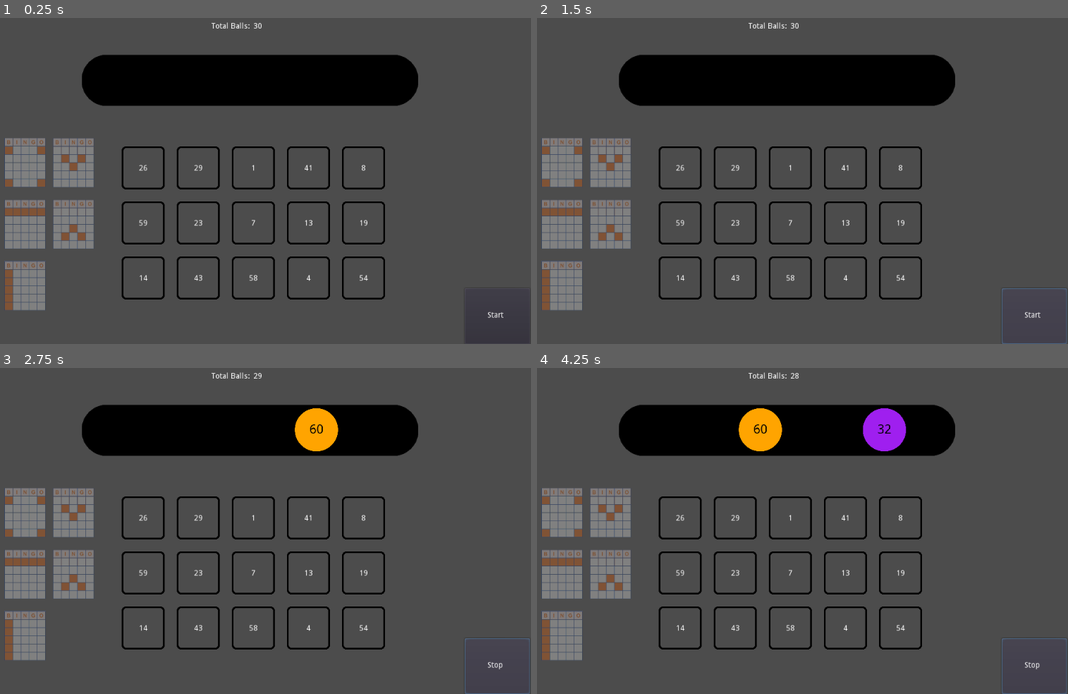
Above: before the commit, frames 1-4 (two rows, left to right).
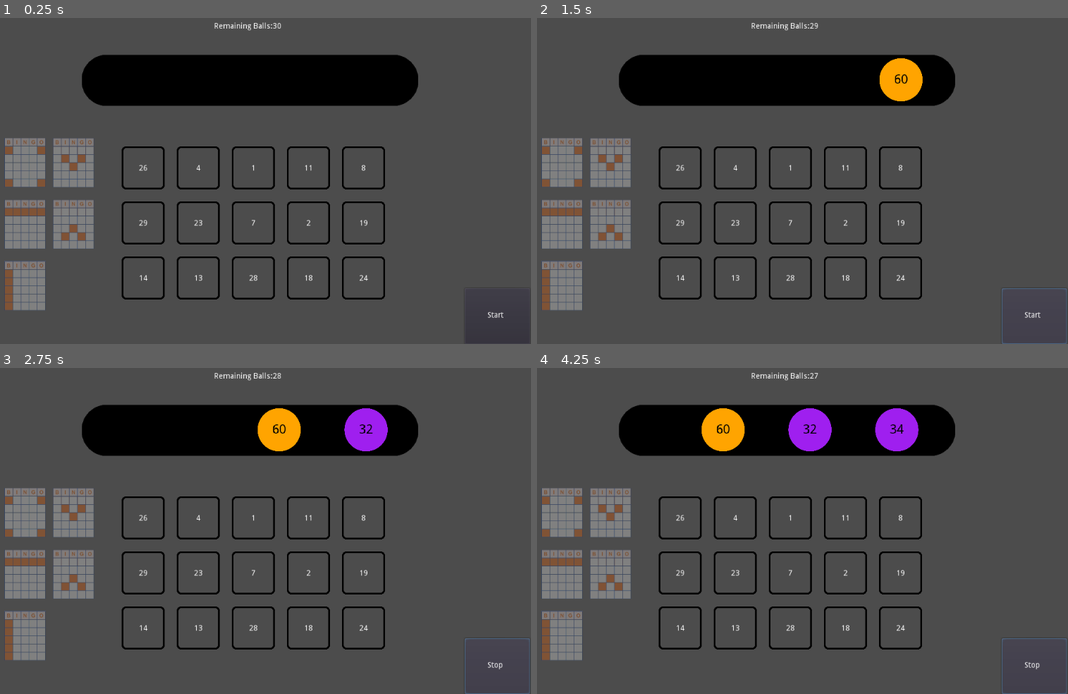
Above: after the commit, the same moments.

Repository: MarioCaldas/Bingo
Game: Godot game, scene res://MainScene.tscn
Two runs of this game, one before a commit and one after it. Both use one fixed random seed, a clock stepped at 60 frames per second and the inputs below.
Inputs:
- Up to frame 1 (0.25 s): no input
- Up to frame 2 (1.5 s): click "Start" at 0.5 s; click "Stop" at 1.25 s
- Up to frame 3 (2.75 s): click "Start" at 2 s
- Up to frame 4 (4.25 s): click "Stop" at 2.75 s; click "Start" at 3.5 s

The runs differ from the first frame. In frame 1, 0.2% of the frame differs, in the area x 26-69%, y 1-81%; in frame 2, 1.1%; in frame 3, 2.7%; in frame 4, 3.4%, in the area x 26-72%, y 1-81%.

Commit message:
Bingo Update 1.4

Diff:
--- a/MainScene.tscn
+++ b/MainScene.tscn
@@ -21,6 +21,7 @@
 
 [node name="GridController" type="Node2D" parent="."]
 script = ExtResource( 1 )
+maxGridNumberValue = 30
 
 [node name="UIController" type="Node2D" parent="."]
 script = ExtResource( 2 )
@@ -43,18 +44,18 @@
 scroll_active = false
 
 [node name="TotalBallsLabel" type="RichTextLabel" parent="UIController"]
-margin_left = 424.0
+margin_left = 447.0
 margin_top = 16.0
-margin_right = 535.0
+margin_right = 558.0
 margin_bottom = 56.0
 bbcode_enabled = true
-bbcode_text = "[center]Total Balls:"
-text = "Total Balls:"
+bbcode_text = "[center]Remaining Balls:"
+text = "Remaining Balls:"
 
 [node name="TotalBallsValue" type="RichTextLabel" parent="UIController"]
-margin_left = 520.0
+margin_left = 555.0
 margin_top = 16.0
-margin_right = 563.0
+margin_right = 598.0
 margin_bottom = 29.0
 scroll_active = false
 
@@ -106,6 +107,7 @@
 
 [node name="Timer" type="Timer" parent="BallController"]
 process_mode = 0
+wait_time = 0.7
 autostart = true
 
 [node name="SoundController" type="Node2D" parent="."]
--- a/scripts/Ball.gd
+++ b/scripts/Ball.gd
@@ -1,13 +1,14 @@
 extends Node2D
 
+var value = 0
+
+#Animation process vars
 var point1 = Vector2(0,0)
 var point2 = Vector2(0,0)
-# Define basic variables and settings
 var time = 0
 var moveDuration = 2
 var progress = 0
 var isFinished = false
-var value = 0
 var positionInQueue = 0
 var screenSize = 0
 var updateDist = 0
@@ -42,13 +43,11 @@
 func recalculateMoveDuration() -> int:
 	return (updateDist * moveDuration) / initDist
 
-
 func setPoint2OnQueue(_pos: int):
 	positionInQueue = _pos
 	point2 = Vector2(point2.x + (positionInQueue * 105), point2.y)
 	updateDist = point1.distance_to(point2)
 	moveDuration = recalculateMoveDuration()
-
 
 func resumeMovement():
 	time = 0
--- a/scripts/BallController.gd
+++ b/scripts/BallController.gd
@@ -3,7 +3,7 @@
 var randomizer = RandomNumberGenerator.new()
 
 var ballsNumbers = Array()
-var ballsObj = Array()
+var ballsInstantiated = Array()
 var ballsColors = Dictionary()
 
 const ball = preload("res://Ball.tscn")
@@ -29,7 +29,7 @@
 	Signals.emit_signal("sUpdateTotalBallsText", totalRoundBallsAmount)
 
 func generateBall():
-	if(ballsObj.size() < maxQueueBalls && curRoundBallsAmount < totalRoundBallsAmount):
+	if(ballsInstantiated.size() < maxQueueBalls && curRoundBallsAmount < totalRoundBallsAmount):
 		var randomNumber = randomizer.randi_range(minBallValue, maxBallValue)
 		if !ballsNumbers.has(randomNumber):
 			ballsNumbers.append(randomNumber)
@@ -46,21 +46,21 @@
 	newBall.visible = false
 	newBall.setValueText(_value)
 	add_child(newBall)
-	ballsObj.append(newBall)
+	ballsInstantiated.append(newBall)
 	var groupColor = (_value - 1) / 10 + 1
 	newBall.get_node("texture").modulate = ballsColors[groupColor]
-	newBall.setPoint2OnQueue(ballsObj.size() - 1)
+	newBall.setPoint2OnQueue(ballsInstantiated.size() - 1)
 	curRoundBallsAmount += 1
 
 func updateQueue():
-	var currentBall = ballsObj.pop_front()
+	var currentBall = ballsInstantiated.pop_front()
 	currentBall.queue_free()
-	for i in range(ballsObj.size()):
-		if(ballsObj[i] != null):
-			ballsObj[i].moveDuration = ballsObj[ballsObj.size() - 1].moveDuration
-			ballsObj[i].resumeMovement()
+	for i in ballsInstantiated.size():
+		if(ballsInstantiated[i] != null):
+			ballsInstantiated[i].moveDuration = ballsInstantiated[ballsInstantiated.size() - 1].moveDuration
+			ballsInstantiated[i].resumeMovement()
 
-	if(ballsObj.size() <= 0):
+	if(ballsInstantiated.size() <= 0):
 		Signals.emit_signal("sRoundFinished")
 
 
@@ -84,8 +84,8 @@
 
 func resetBalls():
 	ballsNumbers.clear()
-	for i in ballsObj.size():
-		ballsObj[i].queue_free()
-	ballsObj.clear()
+	for i in ballsInstantiated.size():
+		ballsInstantiated[i].queue_free()
+	ballsInstantiated.clear()
 	curRoundBallsAmount = 0
 	get_node("Timer").start()
--- a/scripts/Cell.gd
+++ b/scripts/Cell.gd
@@ -1,8 +1,8 @@
 extends Node2D
 
 var value
-var neighbours = Array()
 var cellPostion = Vector2()
+var isMarked = false
 
 func setValueText(_value: int):
 	value = _value
@@ -10,6 +10,3 @@
 
 func updateTextColor():
 	get_node("RichTextLabel").set("custom_colors/default_color", Color(1,0,0,1))
-
-func addNeighbour(_neighbour: Node2D):
-	neighbours.append(_neighbour)
--- a/scripts/GridController.gd
+++ b/scripts/GridController.gd
@@ -8,9 +8,11 @@
 const marginX = 32
 const marginY = 28
 
-var grid = Dictionary()
+var gridValues = Dictionary()
+var gridPositions = Dictionary()
 var linePrizes = Dictionary()
-var markedCells = Array()
+
+var totalMarkedCells = 0
 
 enum PrizeType {
 	HORIZONTAL,
@@ -40,7 +42,76 @@
 			cell_instance.position = gridToWorld(cellOffset)
 			var value = generateRandomUniqueNumbers()
 			cell_instance.setValueText(value)
-			grid[value] = cell_instance
+			gridValues[value] = cell_instance
+			gridPositions[Vector2(x,y)] = gridValues[value]
+
+
+func findPrizesTeste(cellPoss: Vector2):
+	if !gridPositions.has(cellPoss):
+		return
+
+	var countUp = 1
+	var countDown = 1
+	var countRight = 1
+	var countLeft = 1
+
+	#Check Vertical prize
+	if !linePrizes.has(PrizeType.VERTICAL):
+		while checkCellMarked(Vector2(cellPoss.x, cellPoss.y + countUp)):
+			countUp += 1
+
+		while checkCellMarked(Vector2(cellPoss.x, cellPoss.y - countDown)):
+			countDown += 1
+
+	#Check Horizontal prize
+	if !linePrizes.has(PrizeType.HORIZONTAL):
+		while checkCellMarked(Vector2(cellPoss.x + countRight, cellPoss.y)):
+			countRight += 1
+
+		while checkCellMarked(Vector2(cellPoss.x - countLeft, cellPoss.y)):
+			countLeft += 1
+
+	if countUp + countDown - 1 == height:
+		Signals.emit_signal("sLinePrize", PrizeType.VERTICAL)
+
+	if countRight + countLeft - 1 == width:
+		Signals.emit_signal("sLinePrize", PrizeType.HORIZONTAL)
+
+	# Check for corners prize
+	if !linePrizes.has(PrizeType.CORNERS):
+		var corners = [Vector2(0, 0), Vector2(0, height - 1), Vector2(width - 1, 0), Vector2(width - 1, height - 1)]
+		var allCornersMarked = true
+
+		for corner in corners:
+			if !gridPositions[corner].isMarked:
+				allCornersMarked = false
+				break
+		if allCornersMarked:
+			Signals.emit_signal("sLinePrize", PrizeType.CORNERS)
+			linePrizes[PrizeType.CORNERS] = true
+
+
+	# check for V and Inverted V prize and bingo
+	if !linePrizes.has(PrizeType.V) || !linePrizes.has(PrizeType.INVERTED_V):
+		for x in width:
+			for y in height:
+				if checkCellMarked(Vector2(x,y)) && checkCellMarked(Vector2(x - 1,y - 1)) && checkCellMarked(Vector2(x + 1,y - 1)):
+					linePrizes[PrizeType.V] = true
+					Signals.emit_signal("sLinePrize", PrizeType.V)
+				if checkCellMarked(Vector2(x,y)) && checkCellMarked(Vector2(x - 1,y + 1)) && checkCellMarked(Vector2(x + 1,y + 1)):
+					linePrizes[PrizeType.INVERTED_V] = true
+					Signals.emit_signal("sLinePrize", PrizeType.INVERTED_V)
+
+
+	totalMarkedCells += 1
+
+	if totalMarkedCells == (width * height):
+		Signals.emit_signal("sBingo")
+		Signals.emit_signal("sRoundFinished")
+
+
+func checkCellMarked(pos: Vector2) -> bool:
+	return gridPositions.has(pos) && gridPositions[pos].isMarked
 
 
 func gridToWorld(_pos: Vector2) -> Vector2:
@@ -54,93 +125,26 @@
 func generateRandomUniqueNumbers() -> int:
 	randomizer.randomize()
 	var randomNumber = randomizer.randi_range(minGridNumberValue, maxGridNumberValue)
-	while grid.has(randomNumber):
+	while gridValues.has(randomNumber):
 		randomNumber = randomizer.randi_range(minGridNumberValue, maxGridNumberValue)
 	return randomNumber
 
 
 func checkValue(_value : int):
-	if grid.has(_value):
-		markCell(grid[_value].cellPostion)
-		grid[_value].updateTextColor()
+	if gridValues.has(_value):
+		gridValues[_value].isMarked = true
+		findPrizesTeste(gridValues[_value].cellPostion)
+		gridValues[_value].updateTextColor()
 		Signals.emit_signal("sPlaySuccessSound")
 	else:
 		Signals.emit_signal("sPlayFailSound")
 
 
-func markCell(_cell_position: Vector2):
-	if not isVector2InArray(_cell_position, markedCells):
-		markedCells.append(_cell_position)
-		checkPrizes()
-
-
-func isVector2InArray(_vector: Vector2, _array: Array) -> bool:
-	for item in _array:
-		if item == _vector:
-			return true
-	return false
-
-
-func checkPrizes():
-	# Check for horizontal prize
-	if !linePrizes.has(PrizeType.HORIZONTAL):
-		for y in range(height):
-			var line = []
-			for x in range(width):
-				if Vector2(x, y) in markedCells:
-					line.append(Vector2(x, y))
-
-			if len(line) == width:
-				Signals.emit_signal("sLinePrize", PrizeType.HORIZONTAL)
-				linePrizes[PrizeType.HORIZONTAL] = true
-				break
-
-	# Check for vertical prize
-	if !linePrizes.has(PrizeType.VERTICAL):
-		for x in range(width):
-			var line = []
-			for y in range(height):
-				if Vector2(x, y) in markedCells:
-					line.append(Vector2(x, y))
-			if len(line) == height:
-				Signals.emit_signal("sLinePrize", PrizeType.VERTICAL)
-				linePrizes[PrizeType.VERTICAL] = true
-				break
-
-	# Check for corners prize
-	if !linePrizes.has(PrizeType.CORNERS):
-		var corners = [Vector2(0, 0), Vector2(0, height - 1), Vector2(width - 1, 0), Vector2(width - 1, height - 1)]
-		var allCornersMarked = true
-		for corner in corners:
-			if !(corner in markedCells):
-				allCornersMarked = false
-				break
-		if allCornersMarked:
-			Signals.emit_signal("sLinePrize", PrizeType.CORNERS)
-			linePrizes[PrizeType.CORNERS] = true
-
-	# check for V and Inverted V prize
-	if !linePrizes.has(PrizeType.V) || !linePrizes.has(PrizeType.INVERTED_V):
-		for x in range(width):
-			for y in range(height):
-				if Vector2(x,y) in markedCells && Vector2(x - 1,y - 1) in markedCells && Vector2(x + 1,y - 1) in markedCells:
-					linePrizes[PrizeType.V] = true
-					Signals.emit_signal("sLinePrize", PrizeType.V)
-				if Vector2(x,y) in markedCells && Vector2(x - 1,y + 1) in markedCells && Vector2(x + 1,y + 1) in markedCells:
-					linePrizes[PrizeType.INVERTED_V] = true
-					Signals.emit_signal("sLinePrize", PrizeType.INVERTED_V)
-
-
-	# Check for bingo
-	if markedCells.size() == (width * height):
-		Signals.emit_signal("sBingo")
-		Signals.emit_signal("sRoundFinished")
-
 
 func resetGrid():
-	for i in grid.keys():
-		grid[i].queue_free()
-	grid.clear()
-	markedCells.clear()
+	for i in gridValues.keys():
+		gridValues[i].queue_free()
+	gridValues.clear()
 	linePrizes.clear()
+	gridPositions.clear()
 	generateGrid()
--- a/scripts/SoundController.gd
+++ b/scripts/SoundController.gd
@@ -11,7 +11,6 @@
 	get_node("AudioStreamPlayer2D").stream = sound2
 	get_node("AudioStreamPlayer2D").play()
 
-
 func playFailSound():
 	get_node("AudioStreamPlayer2D").stream = sound1
 	get_node("AudioStreamPlayer2D").play()
--- a/scripts/UIController.gd
+++ b/scripts/UIController.gd
@@ -34,15 +34,15 @@
 
 func showLinePrizes(_value):
 	var alphaValue = 1
-	if(_value == 0):
+	if(_value == 0):#Horizontal
 		get_node("PrizesImages").get_node("HorLinePrize").modulate = Color(1, 1, 1, alphaValue)
-	elif(_value == 1):
+	elif(_value == 1):#Vertical
 		get_node("PrizesImages").get_node("VerLinePrize").modulate = Color(1, 1, 1, alphaValue)
-	elif(_value == 2):
+	elif(_value == 2):#Corners
 		get_node("PrizesImages").get_node("CornersPrize").modulate = Color(1, 1, 1, alphaValue)
-	elif(_value == 3):
+	elif(_value == 3):#V
 		get_node("PrizesImages").get_node("VLinePrize").modulate = Color(1, 1, 1, alphaValue)
-	elif(_value == 4):
+	elif(_value == 4):#InvertedV
 		get_node("PrizesImages").get_node("InvertedVLinePrize").modulate = Color(1, 1, 1, alphaValue)
 
 func resetLinePrizes():
